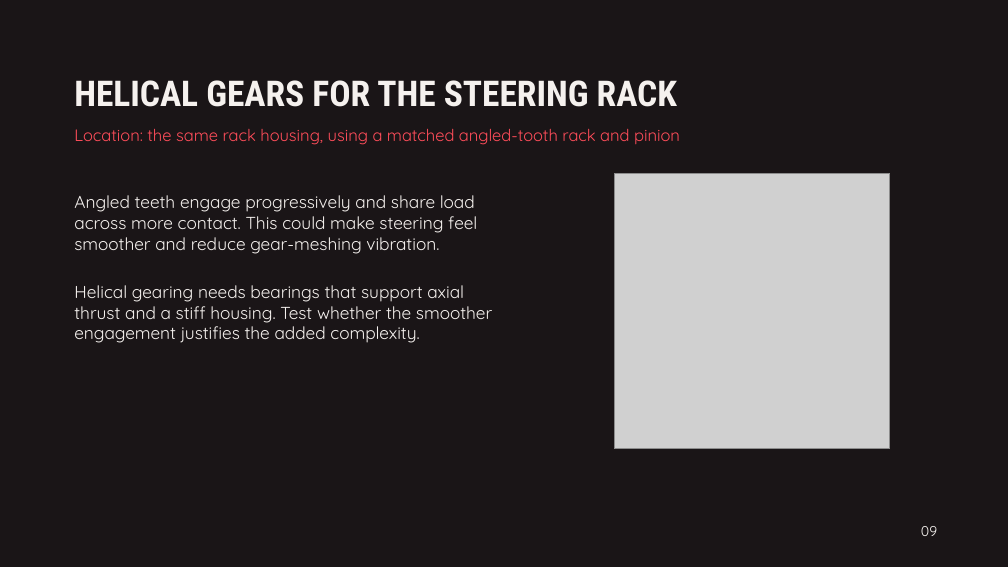
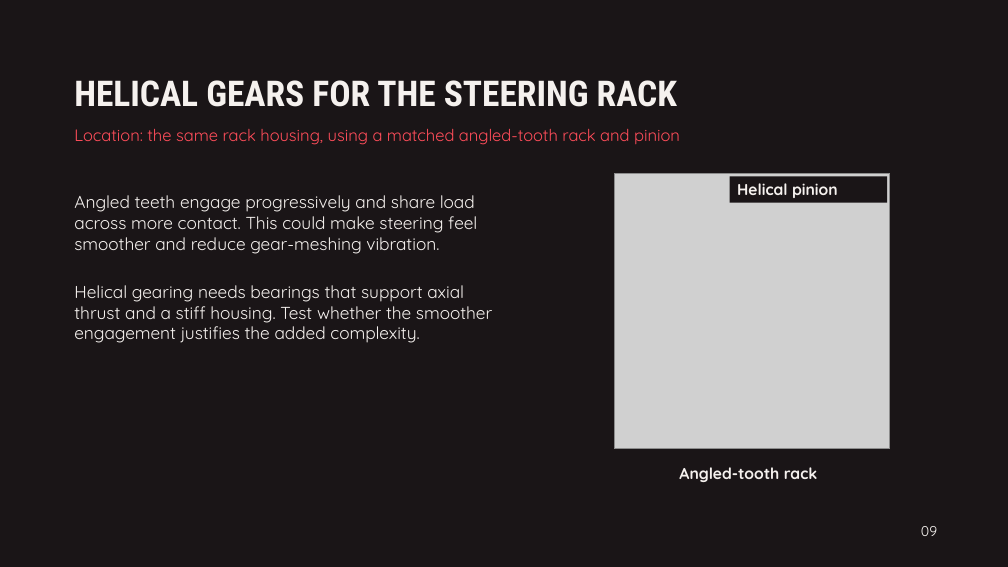
Before and after one commit to Polowater123/Aggie-Baja-Controls-The-A.B.C.-, a slide deck: slide 10 of Concept Portfolio.pptx (slide 9 before the commit). Drawn at 1008x567 pixels with LibreOffice and Linux fonts; fonts in the diff are those of the drawing; grey boxes stand for pictures. Boxes give left, top, right and bottom in pixels: in the first picture for what was removed or moved away, otherwise in the second. Text is boxed around its words. In the diff, an @@ line names an element or a change of style, - is before the commit and + after.

```diff
--- a/Concept Portfolio.pptx
+++ b/Concept Portfolio.pptx
@@ rectangle added at [730,176,887,203], fill #1A1517, 15 pt, text #F5F1EE, bold @@
+Helical pinion
@@ text added at [679,467,817,482], 15 pt, text #F5F1EE, bold @@
+Angled-tooth rack
```
Also in this commit, not shown: 4 other slides changed, 1 slide added.
